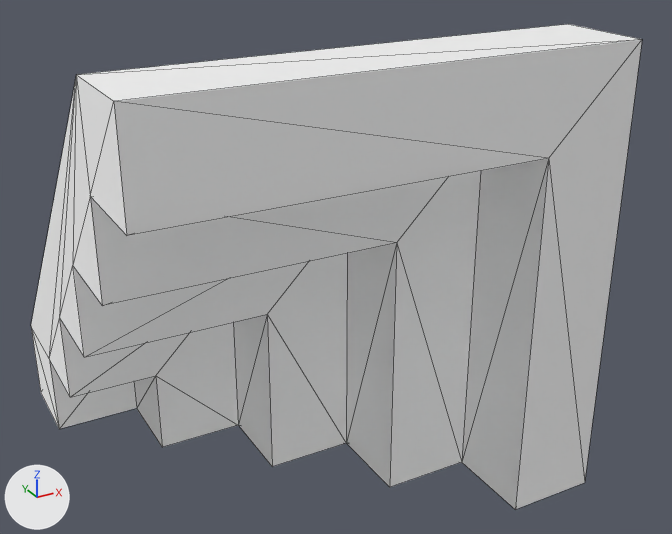
Before and after pictures for a commit that changed the glTF model assets/units/pd2_mod_mockup/tileset/mkp_stair_bot_e.glb.
Before and after are seen from a 50 mm camera at (3.655, -2.266, 5.309) aimed at (4.588, -0.569, 4.46). Lighting does not change. The marker at lower left points along +X, +Y and +Z. Mesh edges are drawn as thin lines. Where no turn or scale is listed for an object, it has been applied to the vertices.

In view in the first picture: 'g_stair_bot_e'.
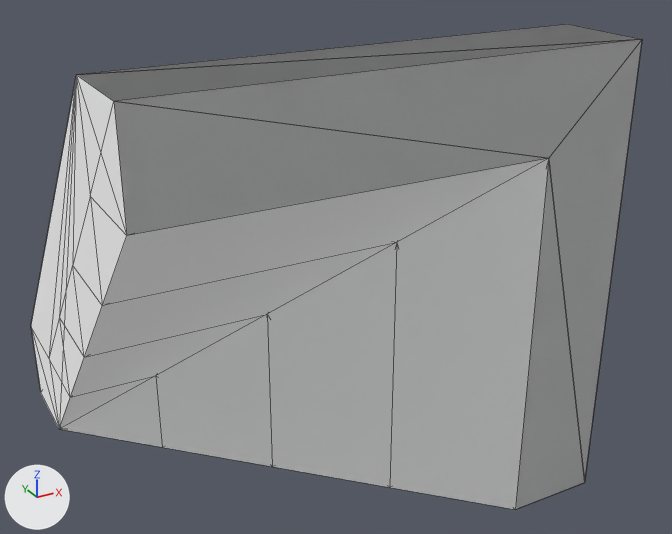
What the commit changed:
Mesh me_g_g_029 is new.
It has 14 vertices, 24 faces and spans x 0.0..1.0, y -1.0..0.0, z -0.1..0.9.
It uses material mat_mat_mkp.
Object 'c_stair_bot_e' (ob_c_stair_bot_e) is new; it shows me_g_g_029.
Its location is (4.0, 0.0, 4.1).

Boxes [x1, y1, x2, y2] around the edits, measured in the pictures (672 x 534 px):
'c_stair_bot_e', added
    after: [31, 24, 641, 509]
'g_stair_bot_e', unchanged, covered by the edit
    before: [31, 24, 642, 510]
    after: [77, 24, 642, 510]
